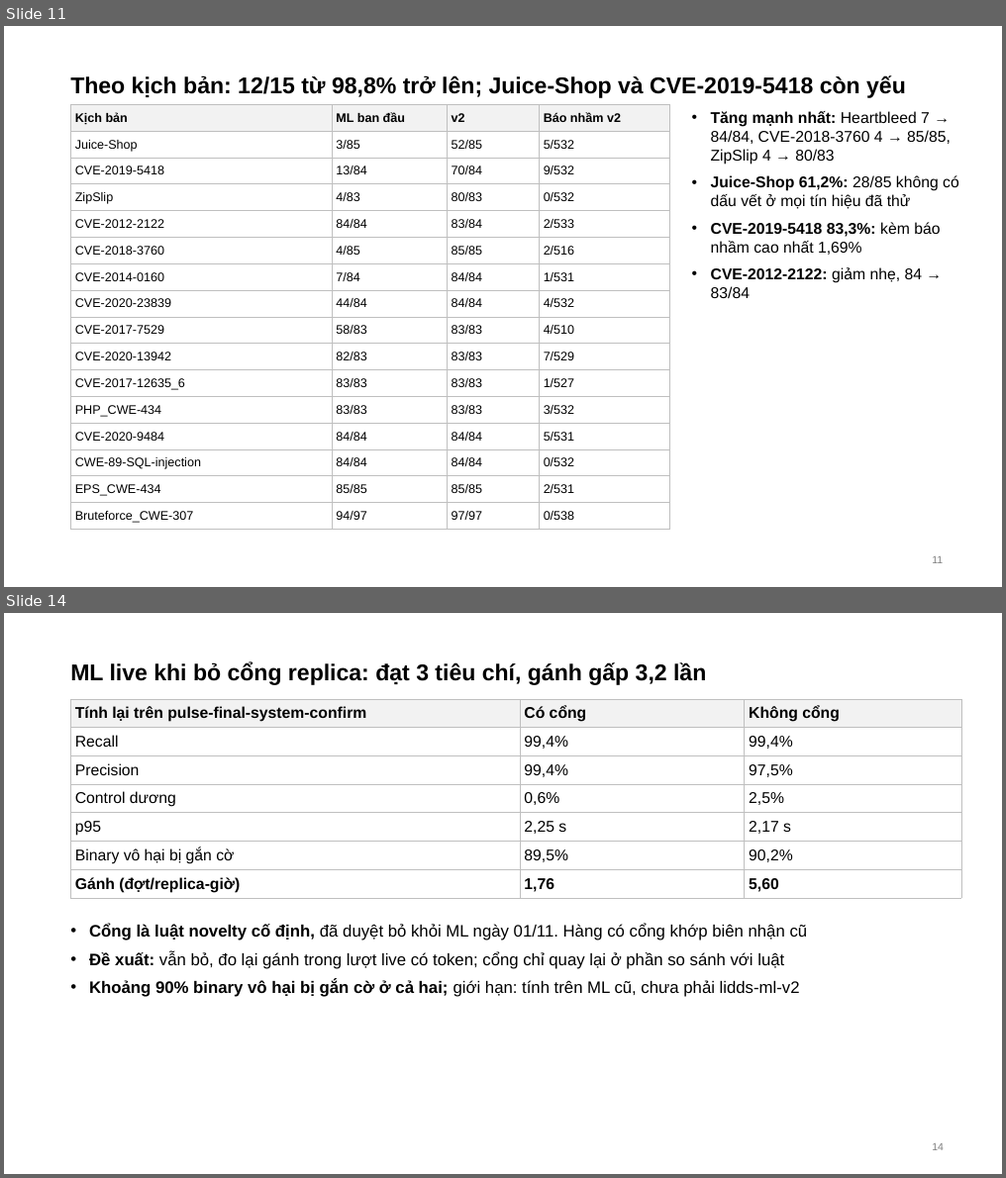
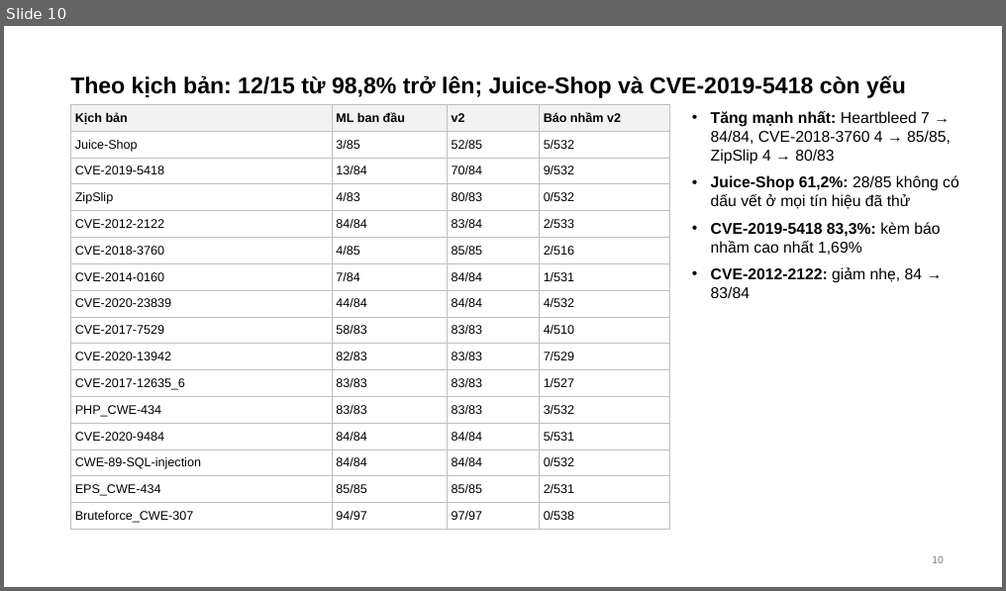
Before and after one commit to tndat-dev/eBPF-project, a slide deck: docs/Slide-runtime_security(06_11).pptx. Shown one above the other, each under a label of ours: slides 11 and 14 before the commit, slide 10 after it; the slides between them are not shown. The pictures are 1006x1178 and 1006x591 pixels, drawn with LibreOffice and Linux fonts; fonts in the diff are those of the drawing. Boxes give left, top, right and bottom in pixels: in the first picture for what was removed or moved away, otherwise in the second. Text is boxed around its words. In the diff, an @@ line names an element or a change of style, - is before the commit and + after.

Commit message:
docs: owner's edits to the 30/10 and 06/11 slides (06/11 deck trimmed to 14 slides: RCA, checks, reading the numbers, replica gate and progress slides removed)

```diff
--- a/docs/Slide-runtime_security(06_11).pptx
+++ b/docs/Slide-runtime_security(06_11).pptx
@@ slide 14 removed at bbox=[4, 613, 1002, 1174], background #FFFFFF @@
@@ title removed at bbox=[70, 663, 706, 685] @@
-ML live khi bỏ cổng replica: đạt 3 tiêu chí, gánh gấp 3,2 lần
@@ table removed at bbox=[70, 699, 961, 897], 7 rows, 3 columns @@
-Tính lại trên pulse-final-system-confirm | Có cổng | Không cổng
-Recall | 99,4% | 99,4%
-Precision | 99,4% | 97,5%
-Control dương | 0,6% | 2,5%
-p95 | 2,25 s | 2,17 s
-Binary vô hại bị gắn cờ | 89,5% | 90,2%
-Gánh (đợt/replica-giờ) | 1,76 | 5,60
@@ text removed at bbox=[89, 923, 808, 997] @@
-• Cổng là luật novelty cố định, đã duyệt bỏ khỏi ML ngày 01/11. Hàng có cổng khớp biên nhận cũ
-• Đề xuất: vẫn bỏ, đo lại gánh trong lượt live có token; cổng chỉ quay lại ở phần so sánh với luật
-• Khoảng 90% binary vô hại bị gắn cờ ở cả hai; giới hạn: tính trên ML cũ, chưa phải lidds-ml-v2
@@ page number removed at bbox=[932, 1144, 944, 1151] @@
-14
@@ what was slide 11 is now slide 10 @@
@@ page number at bbox=[932, 557, 944, 564]: text changed @@
-11
+10
```
Also in this commit, not shown: 11 other slides changed, 4 other slides removed, 1 other file.
